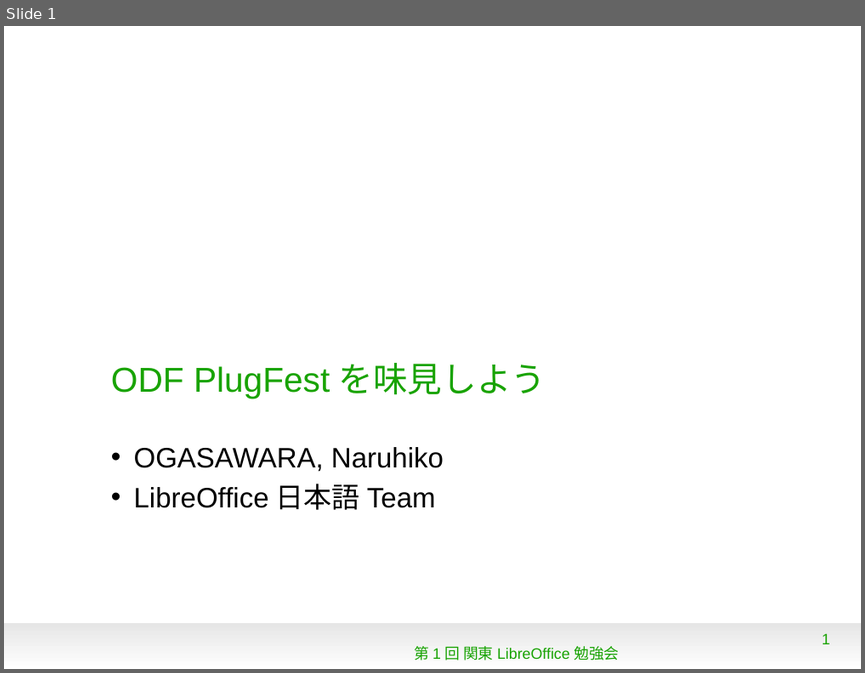
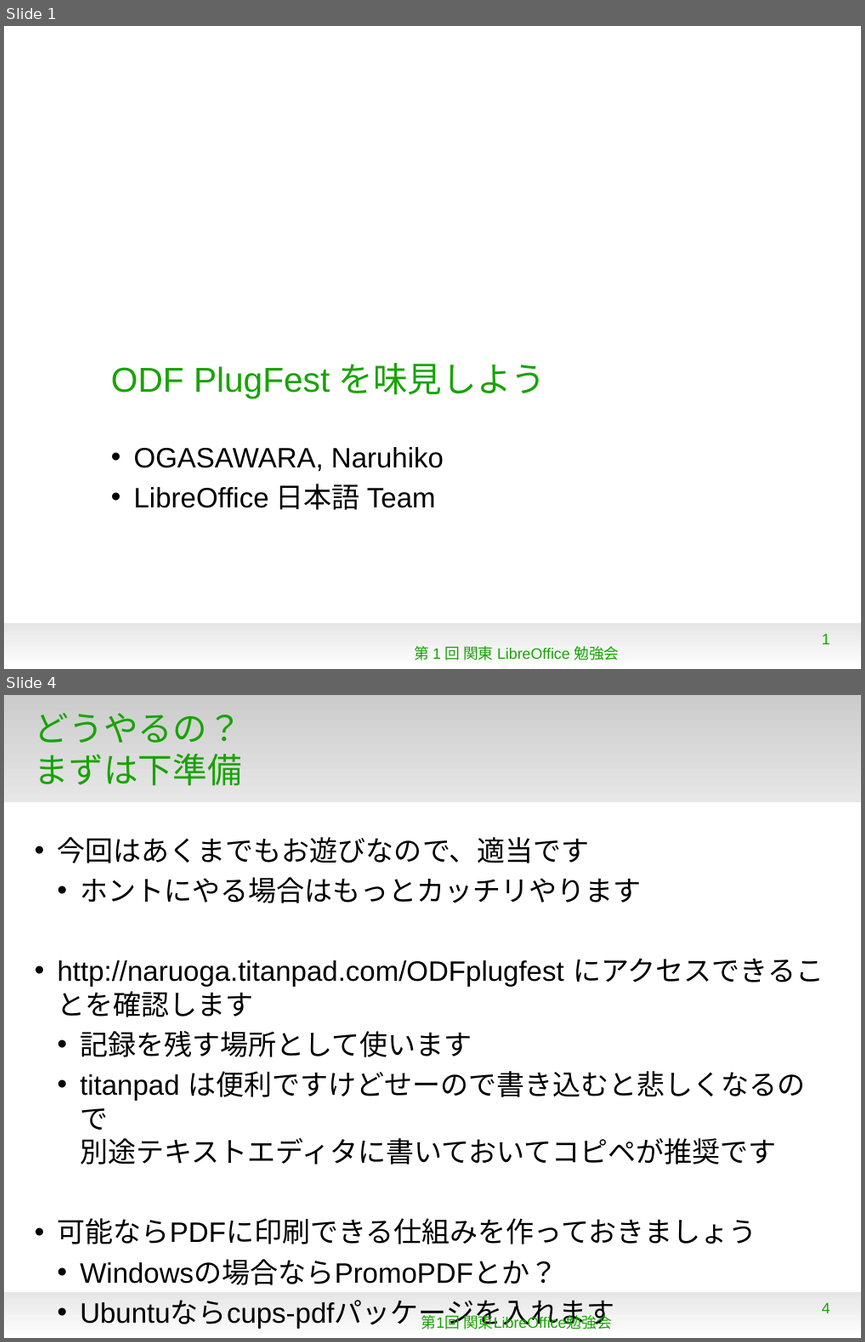
Before and after one commit to naruoga/KantoLibreOffice, a slide deck: Dec2012/ODFPlugFest.odp. Shown one above the other, each under a label of ours: slide 1 before the commit, slides 1 and 4 after it; the slides between them are not shown. The pictures are 865x673 and 865x1342 pixels, drawn with LibreOffice and Linux fonts; fonts in the diff are those of the drawing; background and template pictures are left out. Boxes give left, top, right and bottom in pixels: in the first picture for what was removed or moved away, otherwise in the second. Text is boxed around its words. In the diff, an @@ line names an element or a change of style, - is before the commit and + after.

Commit message:
ODFPlugFest.{odp,pdf} - slideshare upload version

```diff
--- a/Dec2012/ODFPlugFest.odp
+++ b/Dec2012/ODFPlugFest.odp
@@ slide 4 added at <box>4,695,861,1338</box>, background #FFFFFF; not listed: 1 template element that a slide beside it also shows @@
@@ rectangle added at <box>4,695,861,802</box>, fill gradient #CCCCCC to #E6E6E6 @@
@@ title added at <box>35,713,242,786</box>, 32 pt, text #18A303 @@
+どうやるの？
+まずは下準備
@@ text added at <box>58,837,823,1327</box>, 26 pt, text #000000 @@
+• 今回はあくまでもお遊びなので、適当です
+  • ホントにやる場合はもっとカッチリやります
+• http://naruoga.titanpad.com/ODFplugfest にアクセスできることを確認します
+  • 記録を残す場所として使います
+  • titanpad は便利ですけどせーので書き込むと悲しくなるので
+    別途テキストエディタに書いておいてコピペが推奨です
+• 可能ならPDFに印刷できる仕組みを作っておきましょう
+  • Windowsの場合ならPromoPDFとか？
+  • Ubuntuならcups-pdfパッケージを入れます
@@ page number added at <box>822,1302,830,1313</box>, 14 pt, text #18A303 @@
+4
@@ text added at <box>421,1312,612,1329</box>, 14 pt, text #18A303 @@
+第1回 関東LibreOffice勉強会
```
Also in this commit, not shown: 4 slides changed, 3 other slides added, 1 slide removed, 1 other file.
